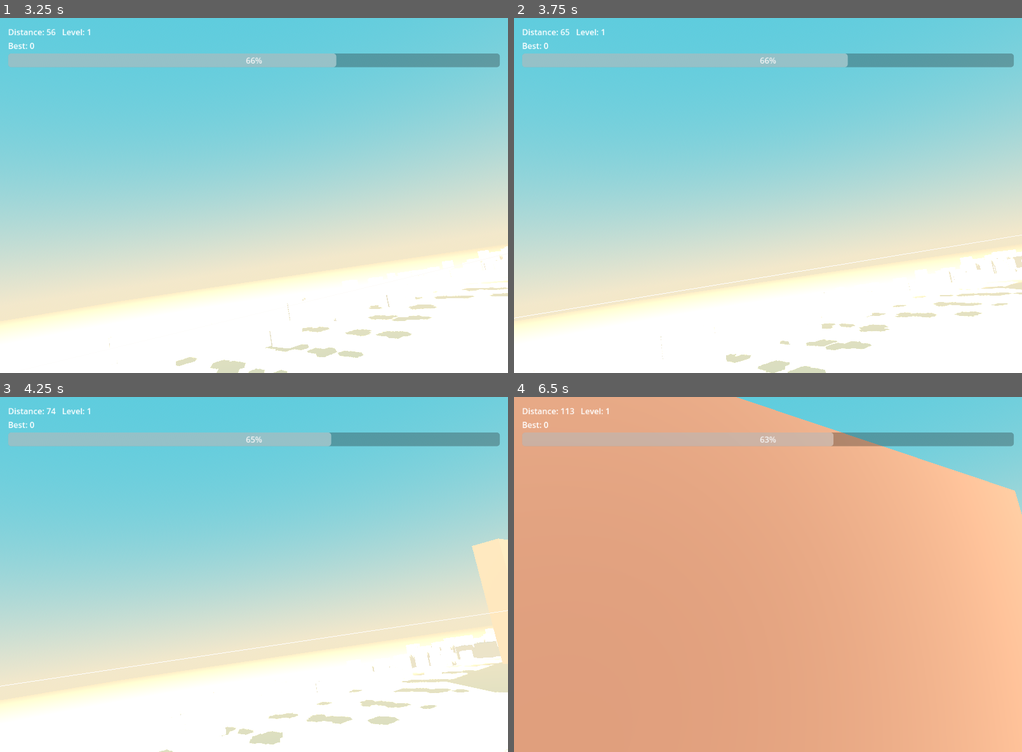
Above: before the commit, frames 1-4 (two rows, left to right).
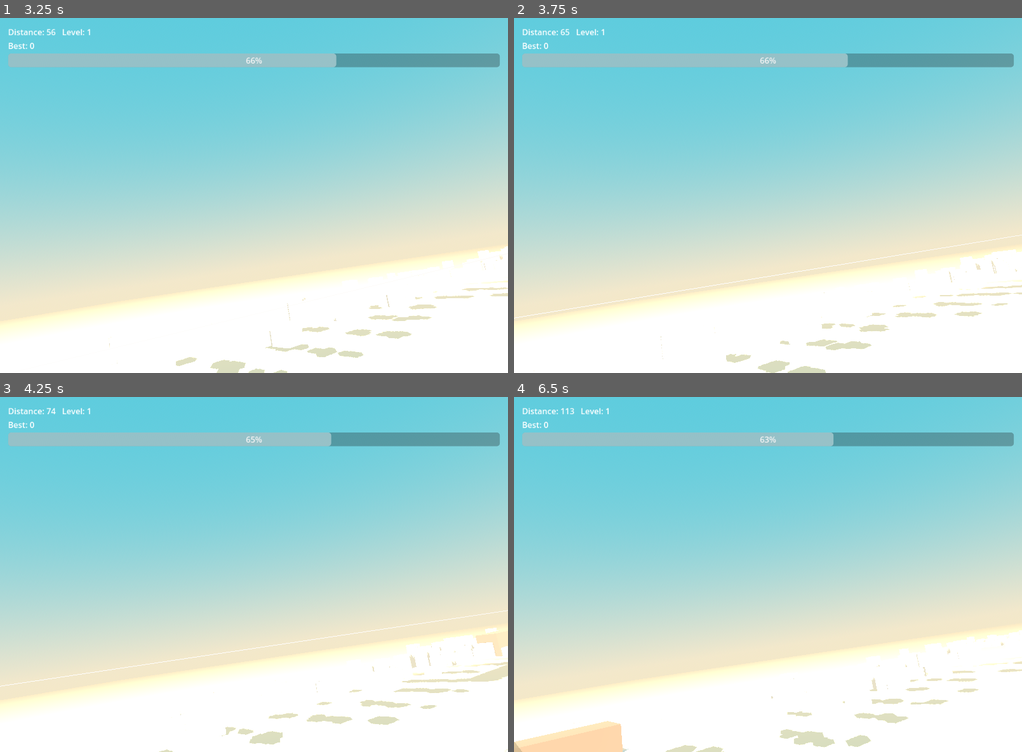
Above: after the commit, the same moments.

Repository: weathermanho/supercent
Game: Godot game, scene res://scenes/Main.tscn
Two runs of this game, one before a commit and one after it. Both use one fixed random seed, a clock stepped at 60 frames per second and the inputs below.
Inputs (mouse positions are in pixels of both pictures, inside the frame that each line leads up to):
- Up to frame 1 (3.25 s): move the mouse to (365, 177) at 0.52 s; hold Right mouse button (fire_missle) 0.53-1.28 s; move the mouse to (152, 213) at 1.27 s; right-click (152, 213) at 1.35 s; move the mouse to (304, 117) at 2.02 s; hold Right mouse button (fire_missle) 2.03-2.78 s; move the mouse to (228, 266) at 2.77 s; right-click (228, 266) at 2.85 s
- Up to frame 2 (3.75 s): move the mouse to (920, 248) at 3.52 s; hold Right mouse button (fire_missle) from 3.53 s (still down)
- Up to frame 3 (4.25 s): keep holding Right mouse button (fire_missle)
- Up to frame 4 (6.5 s): move the mouse to (615, 521) at 4.27 s; release Right mouse button (fire_missle) at 4.28 s; right-click (615, 521) at 4.35 s; move the mouse to (793, 574) at 5.02 s; hold Right mouse button (fire_missle) 5.03-5.78 s; move the mouse to (691, 485) at 5.77 s; right-click (691, 485) at 5.85 s

Frame 1 is identical in both runs. In frame 2, less than 0.1% of the frame differs, in the area x 96-100%, y 66-77%; in frame 3, 1.7%; in frame 4, 92%, in the area x 0-100%, y 0-100%.

Commit message:
fix(showpiece): make giant read as a hero silhouette and die on-screen
Verified in-engine via auto-play screenshot capture. Three coupled problems
the code-only review missed:

- Corridor walls (1200-long, 300-500 tall) engulfed the camera as flat tan
  slabs. Lowered to ~90-160 tall, pushed out to z=±340+ with varied length so
  the teal sky and giant stay visible — open desert, not a tan tunnel.
- Giant was an oversized blob that either filled the frame or floated off it.
  Resized to a readable orb+body+head silhouette with an emissive red pennant,
  and given a "hero zone" so it looms in from x=2200 at 0.6x scroll and only
  becomes lockable/hittable at x<=950 — so the kill lands big and centered.
- Missiles arced into the sand short of the looming boss. Missiles locked onto
  a giant now home hard (and ignore gravity) and lock from a much larger
  radius, so the climax volley reliably connects. Normal targets keep the weak
  homing / tight lock from the handoff.

Co-Authored-By: Claude Opus 4.7 <noreply@anthropic.com>

Diff:
--- a/godot_project/scripts/Main.gd
+++ b/godot_project/scripts/Main.gd
@@ -17,6 +17,10 @@
 
 const STEP_TIME := 0.01
 const PLANE_BASE_X := -100.0
+## A giant only becomes lockable / hittable once it has loomed in to this x, so
+## the climax kill lands in the mid-frame "hero zone" (big, centered, juice
+## on-screen) rather than as a tiny pop on the horizon or below the camera.
+const GIANT_VULNERABLE_X := 950.0
 
 @onready var camera: Camera3D = $Camera3D
 @onready var shaker: Node = $Camera3D/Shaker
@@ -179,20 +183,23 @@
 	if director.consume_giant_due():
 		_construct_giant()
 		return
-	# Two big buildings on either side of the corridor — desert-ruin browns.
+	# Low desert-ruin blocks flanking the path. Kept SHORT (so the teal sky and
+	# the giant silhouette stay visible above them) and pushed well out in z (so
+	# they frame the corridor instead of engulfing the camera as tan walls), with
+	# varied length so gaps reveal the open desert behind.
 	var top := BuildingScene.instantiate()
 	add_child(top); _buildings.append(top)
-	top.position = Vector3(4000.0, 0.0, -200.0)
-	var top_h := 300.0 + randf() * 200.0
-	top.init_geometry(1200, top_h, 100, GameColors.BROWN, 0)
-	top.position.y = top_h * 0.5
+	var top_len := 350.0 + randf() * 300.0
+	var top_h := 90.0 + randf() * 70.0
+	top.position = Vector3(4000.0, top_h * 0.5, -340.0 - randf() * 120.0)
+	top.init_geometry(top_len, top_h, 90, GameColors.BROWN, 0)
 
 	var bot := BuildingScene.instantiate()
 	add_child(bot); _buildings.append(bot)
-	bot.position = Vector3(4000.0, 0.0, 200.0)
-	var bot_h := 300.0 + randf() * 200.0
-	bot.init_geometry(1200, bot_h, 100, GameColors.BROWN, 0)
-	bot.position.y = bot_h * 0.5
+	var bot_len := 350.0 + randf() * 300.0
+	var bot_h := 90.0 + randf() * 70.0
+	bot.position = Vector3(4000.0, bot_h * 0.5, 340.0 + randf() * 120.0)
+	bot.init_geometry(bot_len, bot_h, 90, GameColors.BROWN, 0)
 
 	# A wall in the middle (transparent, type=1).
 	var wall := BuildingScene.instantiate()
@@ -218,7 +225,7 @@
 	var giant := TargetScene.instantiate()
 	giant.is_giant = true
 	add_child(giant)
-	giant.position = Vector3(4000.0, 150.0, 0.0)
+	giant.position = Vector3(2200.0, 125.0, 0.0)
 	giant.wall = null
 	_targets.append(giant)
 
@@ -259,11 +266,14 @@
 			to_remove.append(i)
 	_cleanup(to_remove, _buildings)
 
-	# Targets scroll along with their walls.
+	# Targets scroll along with their walls. Giants scroll slower so they loom in
+	# the mid-frame "hero zone" long enough to be destroyed on-screen (otherwise
+	# they reach the camera and the kill juice fires below the visible frame).
 	var to_remove_targets: Array[int] = []
 	var scroll: float = GameConfig.speed * dt_ms * GameConfig.ennemies_speed * 5000.0
 	for i in _targets.size():
-		_targets[i].position.x -= scroll
+		var f: float = 0.6 if _targets[i].is_giant else 1.0
+		_targets[i].position.x -= scroll * f
 		if _targets[i].position.x <= -1000.0:
 			to_remove_targets.append(i)
 	_cleanup(to_remove_targets, _targets)
@@ -324,12 +334,17 @@
 
 
 func _find_missle_target() -> Node3D:
-	var lock_radius: float = GameConfig.missile_lock_radius
 	var locked: Node3D = null
 	var locked_dist: float = INF
 	for t in _targets:
 		if t.position.x <= airplane.position.x:
 			continue
+		# Hold fire on a giant until it has loomed into the hero zone.
+		if t.is_giant and t.position.x > GIANT_VULNERABLE_X:
+			continue
+		# Giants are big looming bosses — lock from much farther so the climax
+		# volley always acquires them; normal targets keep the tight lock.
+		var lock_radius: float = GameConfig.missile_lock_radius * (14.0 if t.is_giant else 1.0)
 		var dy: float = t.position.y - airplane.position.y
 		var dz: float = t.position.z - airplane.position.z
 		var d: float = sqrt(dy * dy + dz * dz)
@@ -350,6 +365,8 @@
 		# Target hit: swept segment-sphere check (missile moves in 3D now).
 		for j in _targets.size():
 			var t_pos: Vector3 = _targets[j].position
+			if _targets[j].is_giant and t_pos.x > GIANT_VULNERABLE_X:
+				continue
 			if _segment_point_distance(m.prev_position, m.position, t_pos) < (HIT_RADIUS * (8.0 if _targets[j].is_giant else 1.0)):
 				# Capture flag BEFORE _on_giant_hit mutates _targets.
 				var is_g: bool = _targets[j].is_giant
--- a/godot_project/scripts/Missle.gd
+++ b/godot_project/scripts/Missle.gd
@@ -60,15 +60,25 @@
 		# Drop phase — strong gravity, no homing yet.
 		velocity.y -= GameConfig.missile_drop_gravity * delta
 	else:
-		# Boost + (weak) homing + mild gravity.
+		# Boost + (weak) homing + mild gravity. A giant is a big, slow, looming
+		# boss: missiles locked onto it home HARD (and ignore gravity) so the
+		# climax kill reliably lands while it's still in the hero zone, instead
+		# of arcing into the sand short of it. Normal targets keep weak homing.
+		var accel: float = GameConfig.missile_boost_accel
+		var grav: float = GameConfig.missile_boost_gravity
+		var locked_giant: bool = (target != null and is_instance_valid(target)
+								  and "is_giant" in target and target.is_giant)
+		if locked_giant:
+			accel = 3200.0
+			grav = 0.0
 		var desired_dir: Vector3
 		if target != null and is_instance_valid(target):
 			desired_dir = (target.position - position).normalized()
 		else:
 			desired_dir = velocity.normalized() if velocity.length_squared() > 0.01 else Vector3.RIGHT
 		var desired_velocity: Vector3 = desired_dir * GameConfig.missile_max_speed
-		velocity = velocity.move_toward(desired_velocity, GameConfig.missile_boost_accel * delta)
-		velocity.y -= GameConfig.missile_boost_gravity * delta  # keep gravity in boost
+		velocity = velocity.move_toward(desired_velocity, accel * delta)
+		velocity.y -= grav * delta
 
 	position += velocity * delta
 	_orient_to_velocity()
--- a/godot_project/scripts/Target.gd
+++ b/godot_project/scripts/Target.gd
@@ -38,13 +38,19 @@
 
 
 func _build_giant() -> void:
-	# Base orb — large brown sphere.
+	# Sized so the composite reads as a distinct boss silhouette against the
+	# teal sky rather than engulfing the camera. Colored near-black so it reads
+	# as a dark silhouette (the reference's giant is a dark shape against a
+	# bright cool sky), with a red emissive accent that pops as the "lock here".
+	const R := 70.0
+
+	# Base orb.
 	var orb := SphereMesh.new()
-	orb.radius = 110.0
-	orb.height = 220.0
-	orb.radial_segments = 24
-	orb.rings = 16
-	var orb_mat := _make_mat(GameColors.BROWN, 0.95)
+	orb.radius = R
+	orb.height = R * 2.0
+	orb.radial_segments = 32
+	orb.rings = 20
+	var orb_mat := _make_mat(GameColors.BROWN_DARK, 0.85)
 	var orb_mi := MeshInstance3D.new()
 	orb_mi.mesh = orb
 	orb_mi.set_surface_override_material(0, orb_mat)
@@ -52,29 +58,33 @@
 	_parts.append(orb_mi)
 	_mats.append(orb_mat)
 
-	# Body — taller dark column on top of the orb (the "rider" silhouette).
-	var body_mi: MeshInstance3D = BoxFactory.make_box(60, 90, 50, GameColors.BROWN_DARK)
-	body_mi.position = Vector3(0.0, 110.0 + 45.0, 0.0)
+	# Body — column on top of the orb (the "rider" silhouette).
+	var body_mi: MeshInstance3D = BoxFactory.make_box(40, 60, 34, GameColors.BROWN_DARK)
+	body_mi.position = Vector3(0.0, R + 30.0, 0.0)
 	add_child(body_mi)
 	_parts.append(body_mi)
 	var body_mat := _wrap_first_material(body_mi, GameColors.BROWN_DARK)
 	if body_mat: _mats.append(body_mat)
 
-	# Head — smaller dark cube.
-	var head_mi: MeshInstance3D = BoxFactory.make_box(35, 35, 30, GameColors.BROWN_DARK)
-	head_mi.position = Vector3(0.0, 110.0 + 90.0 + 18.0, 0.0)
+	# Head.
+	var head_mi: MeshInstance3D = BoxFactory.make_box(24, 24, 20, GameColors.BROWN_DARK)
+	head_mi.position = Vector3(0.0, R + 60.0 + 12.0, 0.0)
 	add_child(head_mi)
 	_parts.append(head_mi)
 	var head_mat := _wrap_first_material(head_mi, GameColors.BROWN_DARK)
 	if head_mat: _mats.append(head_mat)
 
-	# Red cap — small silhouette accent on top (the "pennant" / lock indicator).
-	var cap_mi: MeshInstance3D = BoxFactory.make_box(8, 50, 6, GameColors.RED)
-	cap_mi.position = Vector3(0.0, 110.0 + 90.0 + 36.0 + 25.0, 0.0)
+	# Red cap — emissive accent / lock indicator.
+	var cap_mi: MeshInstance3D = BoxFactory.make_box(6, 34, 5, GameColors.RED)
+	cap_mi.position = Vector3(0.0, R + 60.0 + 24.0 + 17.0, 0.0)
 	add_child(cap_mi)
 	_parts.append(cap_mi)
 	var cap_mat := _wrap_first_material(cap_mi, GameColors.RED)
-	if cap_mat: _mats.append(cap_mat)
+	if cap_mat:
+		cap_mat.emission_enabled = true
+		cap_mat.emission = GameColors.RED
+		cap_mat.emission_energy_multiplier = 2.5
+		_mats.append(cap_mat)
 
 
 func _make_mat(c: Color, rough: float) -> StandardMaterial3D:
Not shown, changed: .gitignore
